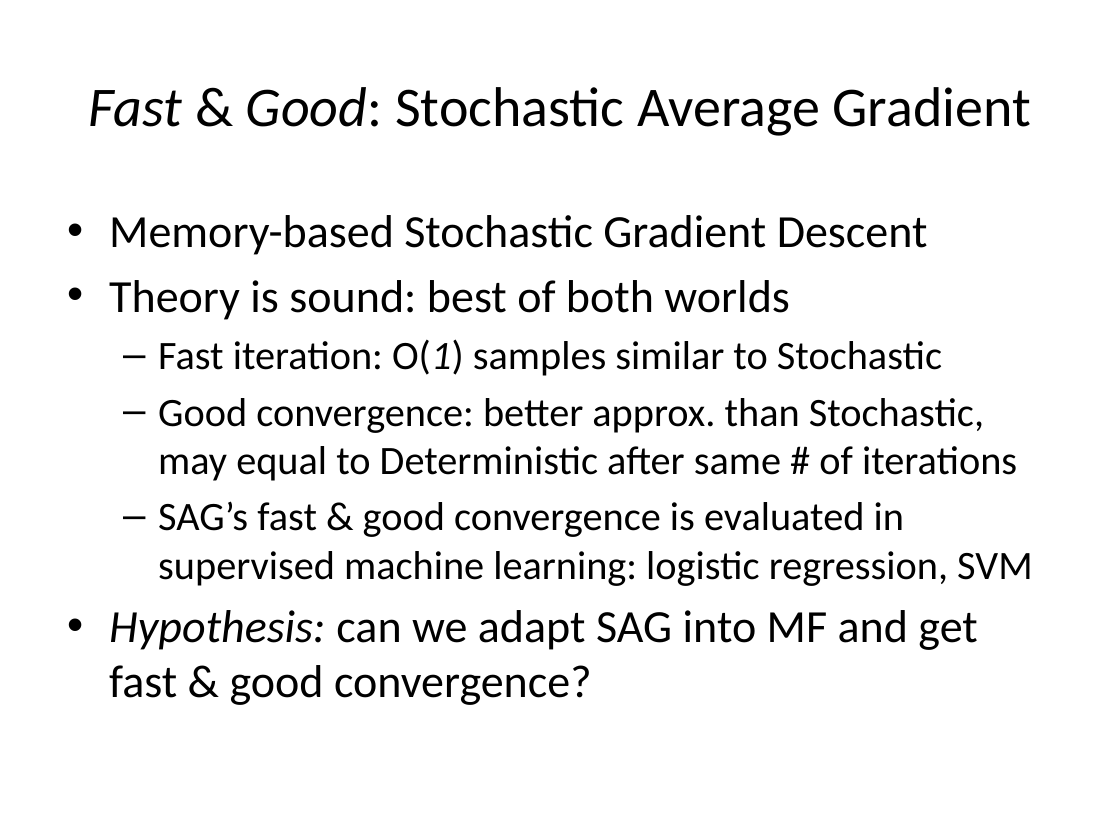
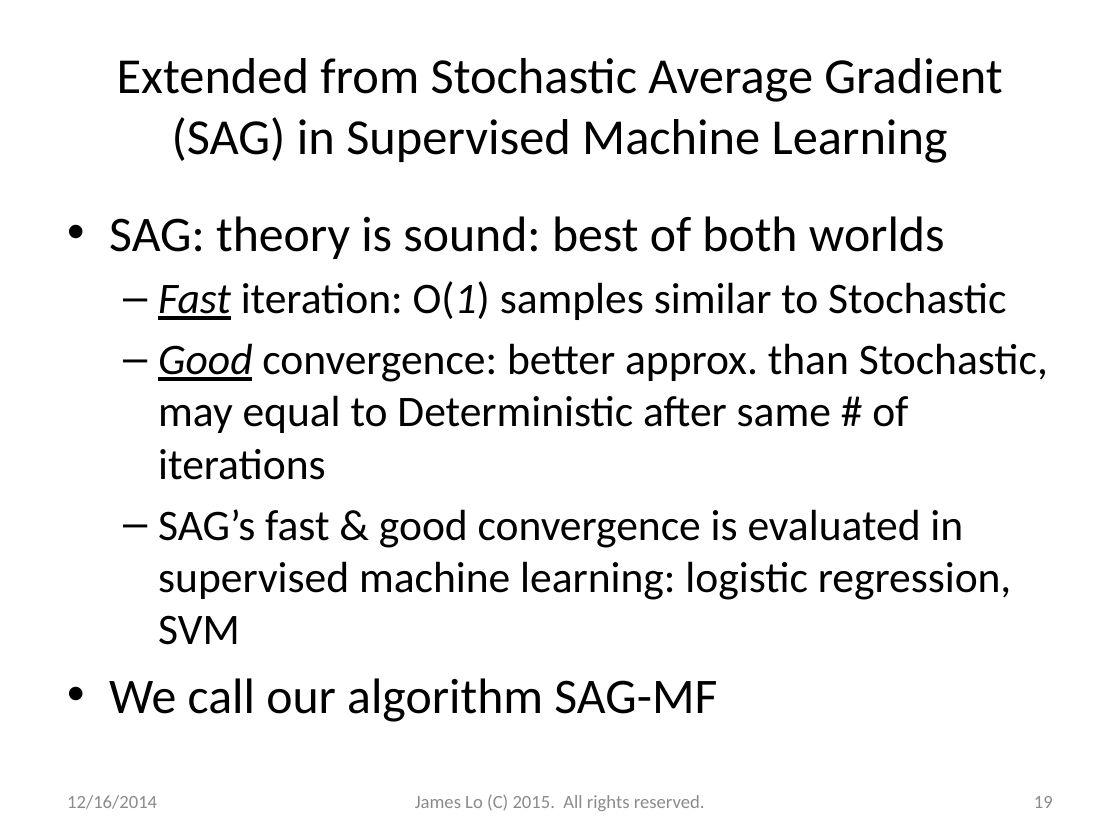
Before and after one commit to jamestklo/MatrixFactorizationMatlab, a slide deck: slide 19 of cs534L-SAGmf.pptx (slide 10 before the commit). Drawn at 1120x840 pixels with LibreOffice and Linux fonts; fonts in the diff are those of the drawing. Boxes give left, top, right and bottom in pixels: in the first picture for what was removed or moved away, otherwise in the second. Text is boxed around its words. In the diff, an @@ line names an element or a change of style, - is before the commit and + after.

```diff
--- a/cs534L-SAGmf.pptx
+++ b/cs534L-SAGmf.pptx
@@ title at <box>117,58,1002,163</box>: text changed; size 36 to 32.4 pt @@
-Fast & Good: Stochastic Average Gradient
+Extended from Stochastic Average Gradient (SAG) in Supervised Machine Learning
@@ text at <box>109,216,945,259</box>: text changed; size 29.6 to 32 pt @@
-• Memory-based Stochastic Gradient Descent
-• Theory is sound: best of both worlds
+• SAG: theory is sound: best of both worlds
@@ text at <box>158,281,1048,645</box>: size 25.9 to 28 pt in "Fast iteration: O(1) samples similar to Stochastic", "Good convergence: better approx. than Stochastic, may ...", "SAG’s fast & good convergence is evaluated ..."; italic on, underline on in "Fast", "Good" @@
@@ text at <box>109,678,717,722</box>: text changed; size 29.6 to 32 pt @@
-• Hypothesis: can we adapt SAG into MF and get fast & good convergence?
+• We call our algorithm SAG-MF
@@ text added at <box>67,795,157,809</box>, 12 pt, text #8C8C8C @@
+12/16/2014
@@ text added at <box>415,795,705,811</box>, 12 pt, text #8C8C8C @@
+James Lo (C) 2015. All rights reserved.
@@ page number added at <box>1034,796,1053,808</box>, 12 pt, text #8C8C8C @@
+19
```
Also in this commit, not shown: 45 other slides changed, 12 slides added, 8 slides removed, 1 other file.
